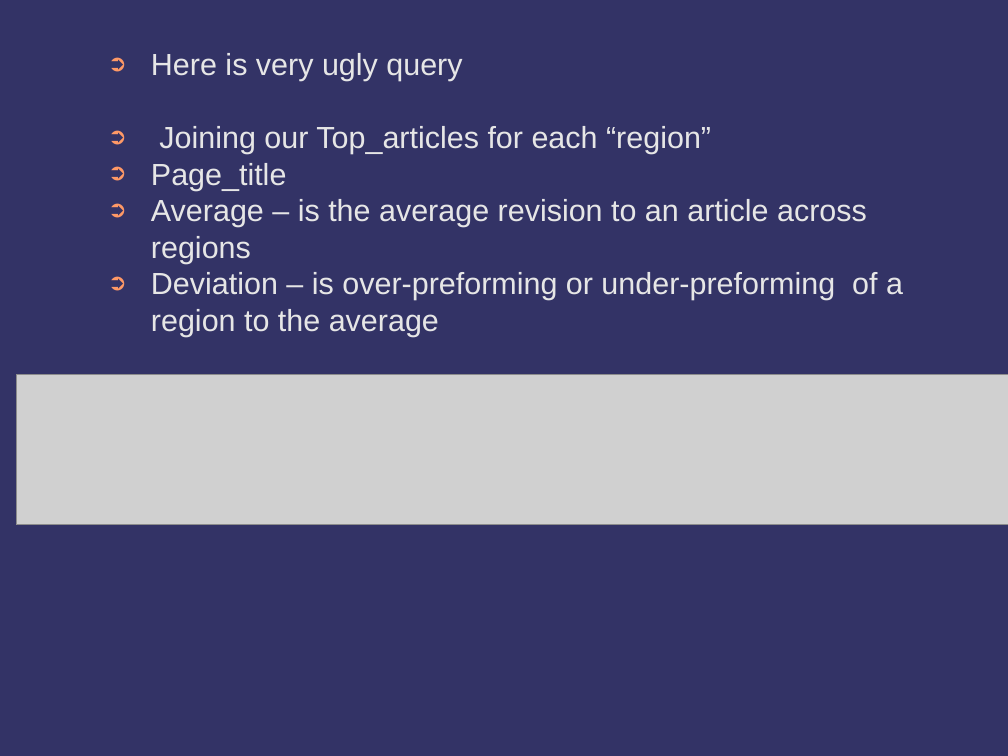
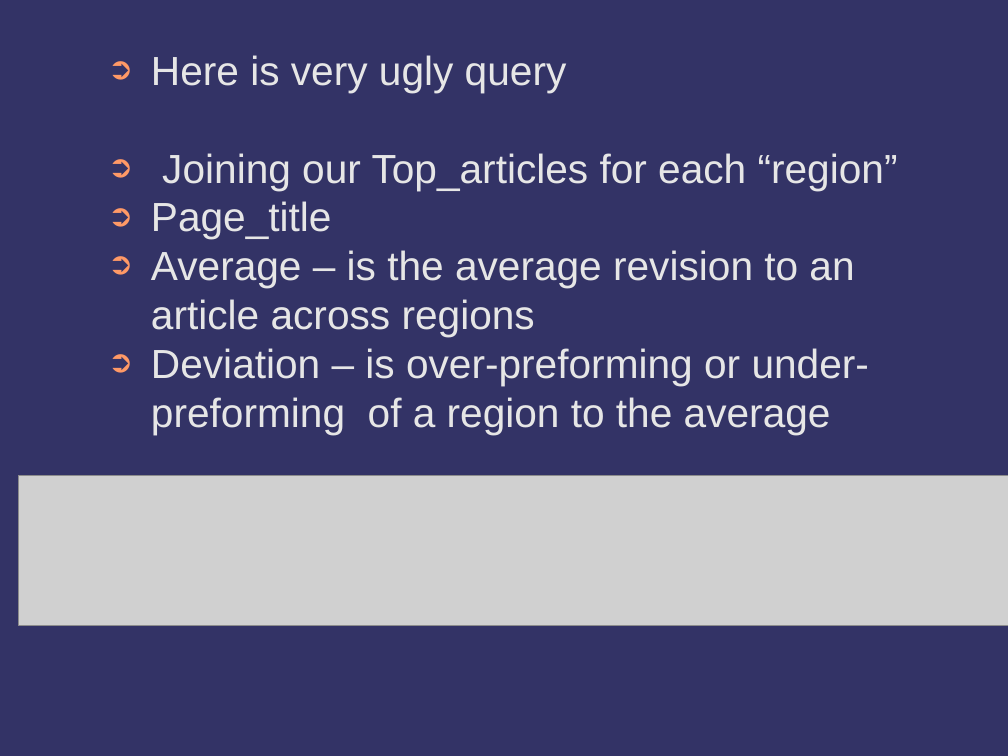
Before and after one commit to TMickle/Project1, a slide deck: slide 17 of project1.odp. Drawn at 1008x756 pixels with LibreOffice and Linux fonts; fonts in the diff are those of the drawing; grey boxes stand for pictures; background and template pictures are left out. Boxes give left, top, right and bottom in pixels: in the first picture for what was removed or moved away, otherwise in the second. Text is boxed around its words. In the diff, an @@ line names an element or a change of style, - is before the commit and + after.

Commit message:
added pdf format powerpoint

```diff
--- a/project1.odp
+++ b/project1.odp
@@ text "Here is very ugly query" at (151,55,898,434): size 24 to 32 pt @@
@@ picture: place and size @@
-picture at (16,375,1008,525)
+picture at (18,476,1008,626)
```
Also in this commit, not shown: 21 other slides changed, 1 slide added, 1 slide removed, 2 other files.
